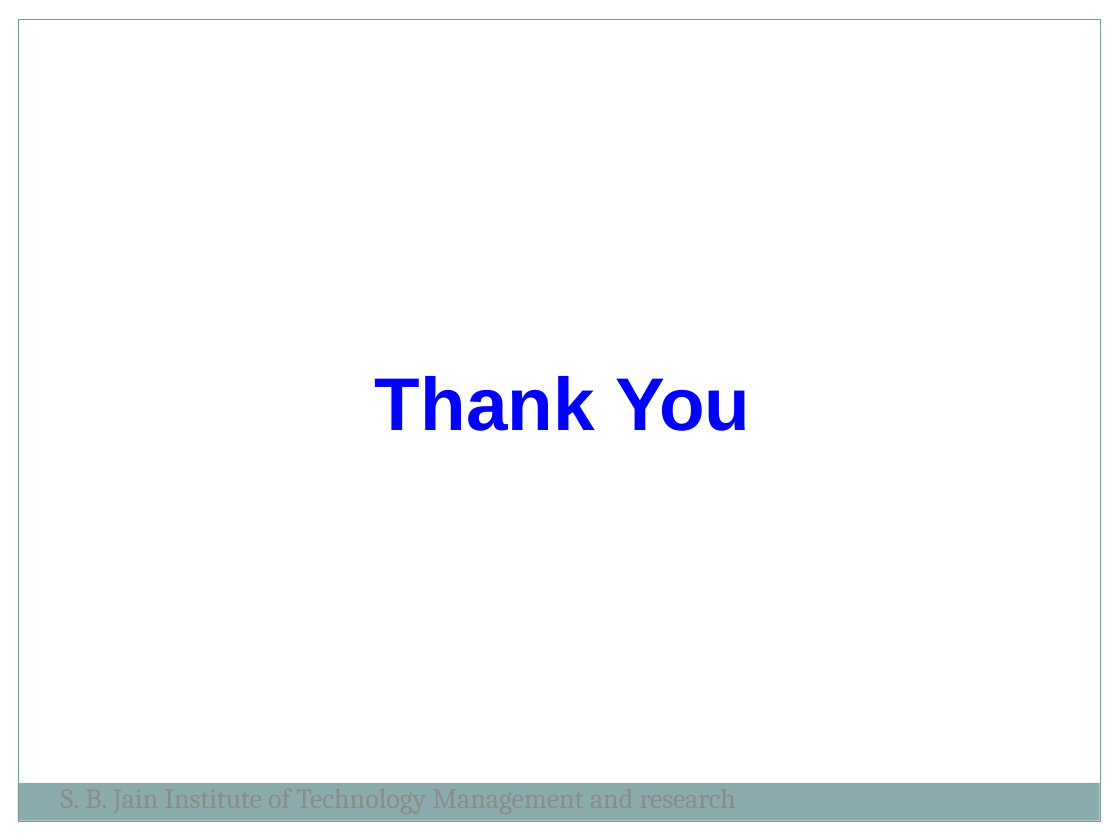
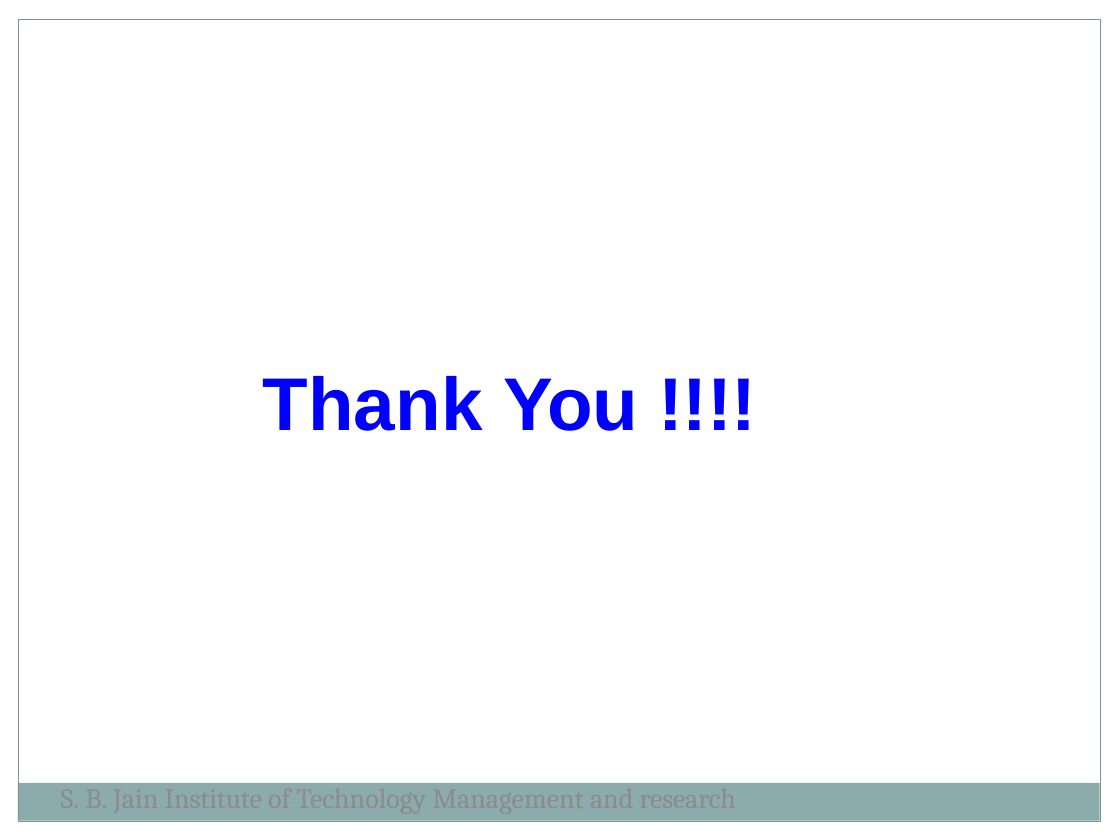
Before and after one commit to bhavnasml25-ship-it/Snake-Game-3d, a slide deck: slide 7 of Python.pptx. Drawn at 1120x840 pixels with LibreOffice and Linux fonts; fonts in the diff are those of the drawing. Boxes give left, top, right and bottom in pixels: in the first picture for what was removed or moved away, otherwise in the second. Text is boxed around its words. In the diff, an @@ line names an element or a change of style, - is before the commit and + after.

```diff
--- a/Python.pptx
+++ b/Python.pptx
@@ title at bbox=[263, 376, 639, 431]: text changed @@
-Thank You
+Thank You !!!!
```
Also in this commit, not shown: 2 other slides changed, 3 slides added, 3 slides removed.
